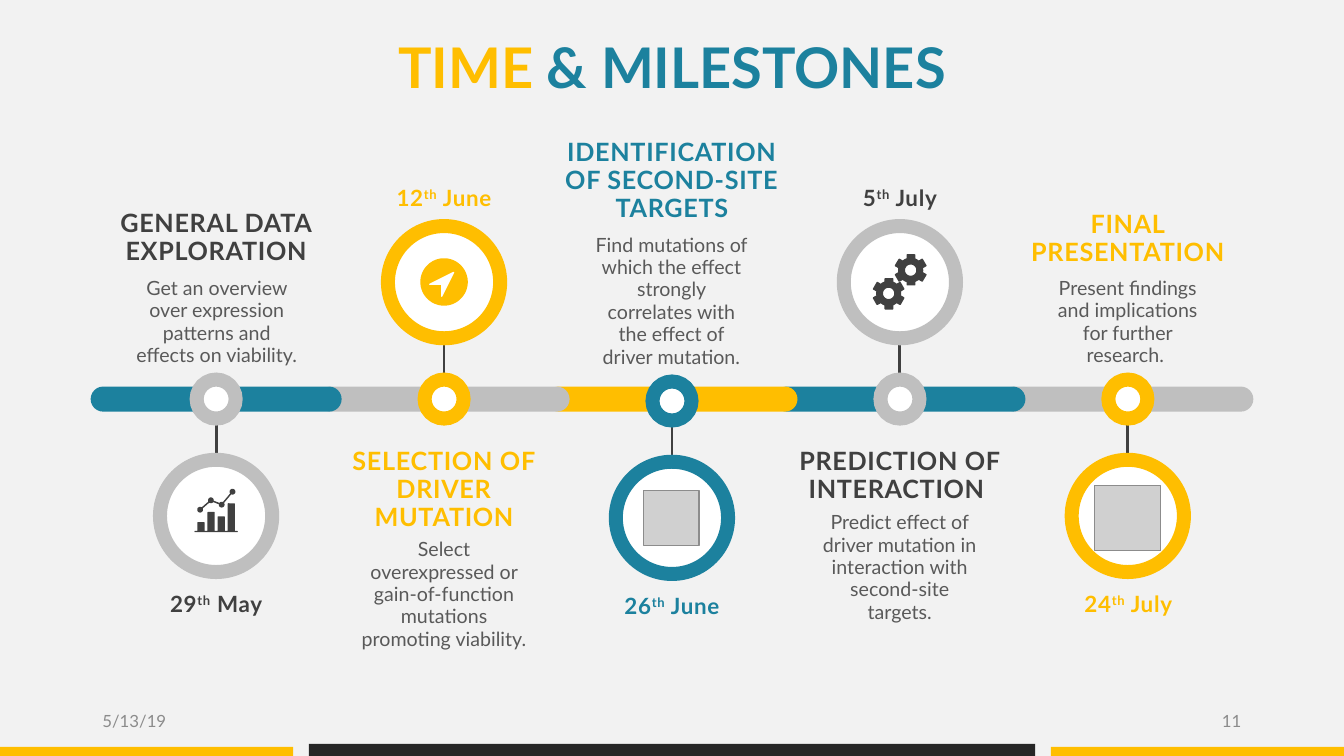
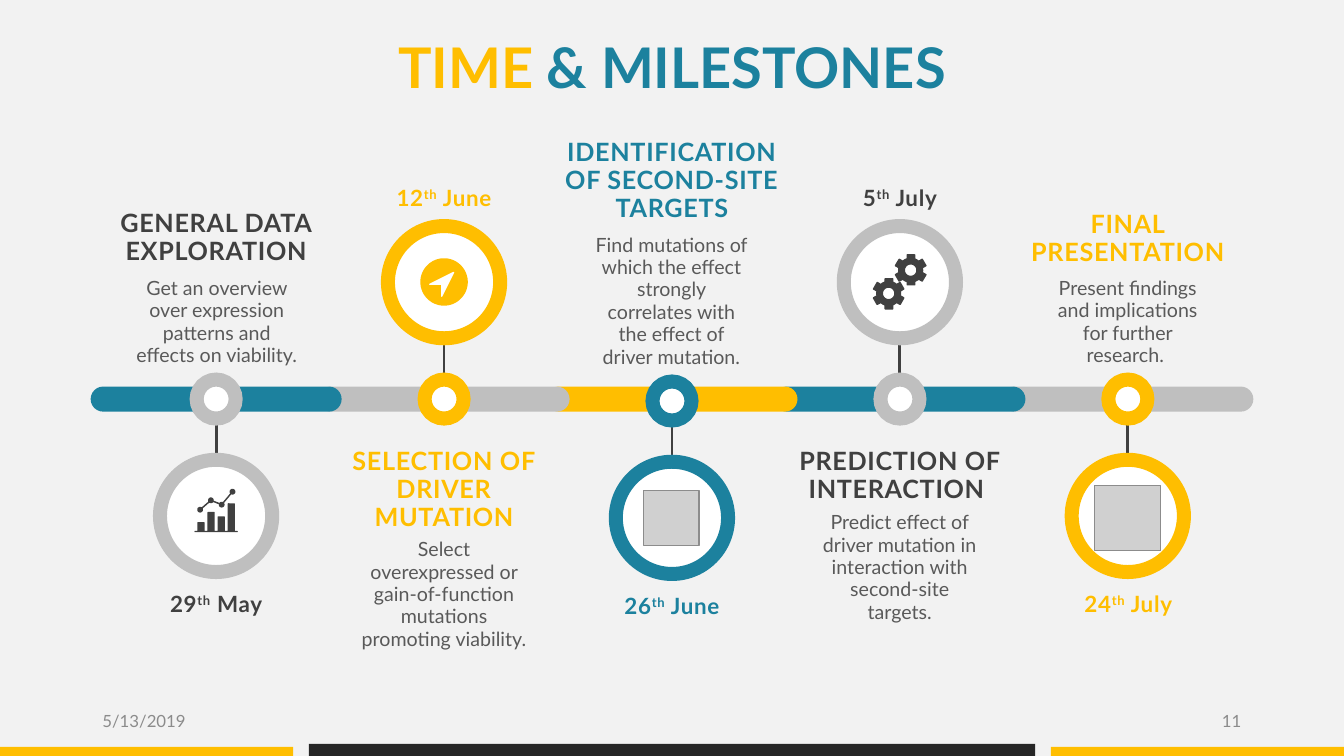
Before and after one commit to datascience-mobi/group-04-project-1-4, a slide deck: slide 11 of 190512_Gruppe04_BreastCancer.pptx. Drawn at 1344x756 pixels with LibreOffice and Linux fonts; fonts in the diff are those of the drawing; grey boxes stand for pictures. Boxes give left, top, right and bottom in pixels: in the first picture for what was removed or moved away, otherwise in the second. Text is boxed around its words. In the diff, an @@ line names an element or a change of style, - is before the commit and + after.

Commit message:
corrected some spelling mistakes

```diff
--- a/190512_Gruppe04_BreastCancer.pptx
+++ b/190512_Gruppe04_BreastCancer.pptx
@@ text at (102,715,185,728): text changed @@
-5/13/19
+5/13/2019
```
Also in this commit, not shown: 18 other slides changed.
